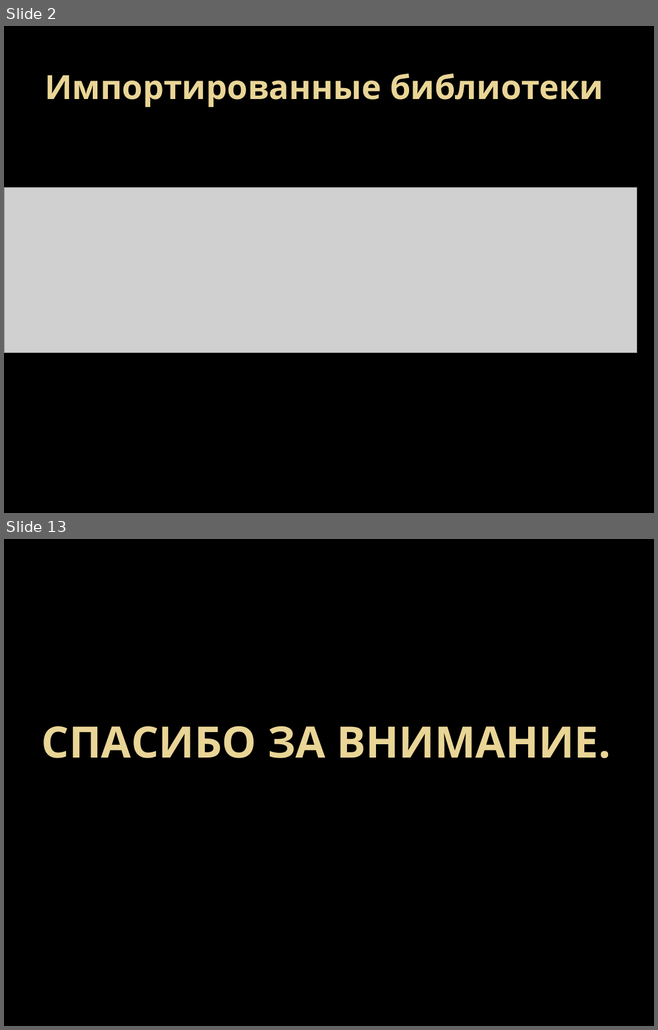
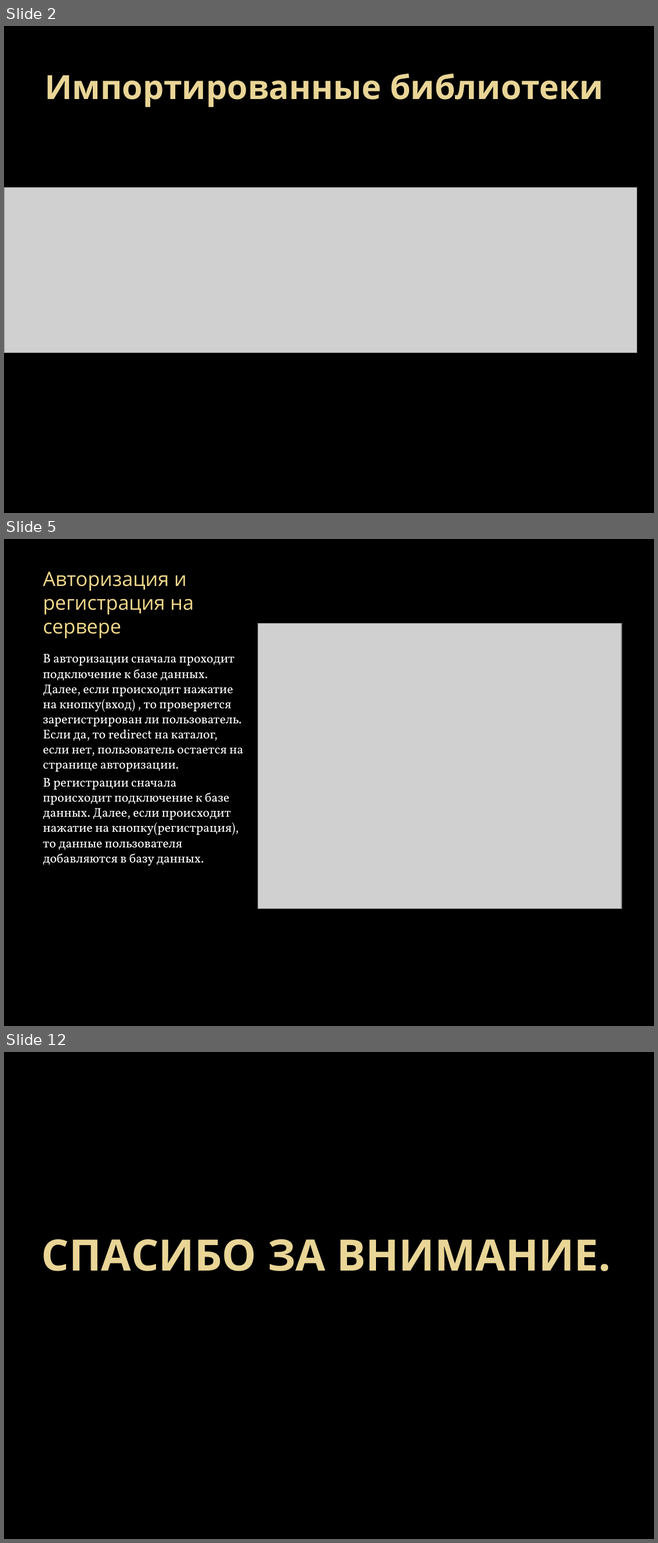
Before and after one commit to Kirill-Kuznetsov-git/online-shop, a slide deck: presentation.pptx. Shown one above the other, each under a label of ours: slides 2 and 13 before the commit, slides 2, 5 and 12 after it; the slides between them are not shown. The pictures are 658x1030 and 658x1543 pixels, drawn with LibreOffice and Linux fonts; fonts in the diff are those of the drawing; grey boxes stand for pictures; background and template pictures are left out. Boxes give left, top, right and bottom in pixels: in the first picture for what was removed or moved away, otherwise in the second. Text is boxed around its words. In the diff, an @@ line names an element or a change of style, - is before the commit and + after.

```diff
--- a/presentation.pptx
+++ b/presentation.pptx
@@ slide 5 added at [4,539,654,1026], background picture (left out) @@
@@ title added at [43,571,194,639], 22 pt, text #F4DB8C @@
+Авторизация и регистрация на сервере
@@ picture added at [258,624,621,908] @@
@@ text added at [43,654,243,866], 14 pt, text #FFFFFF @@
+В авторизации сначала проходит подключение к базе данных. Далее, если происходит нажатие на кнопку(вход) , то проверяется зарегистрирован ли пользователь. Если да, то redirect на каталог, если нет, пользователь остается на странице авторизации.
+В регистрации сначала происходит подключение к базе данных. Далее, если происходит нажатие на кнопку(регистрация), то данные пользователя добавляются в базу данных.
@@ what was slide 13 is now slide 12 @@
```
Also in this commit, not shown: 2 slides changed, 6 other slides added, 8 slides removed.
